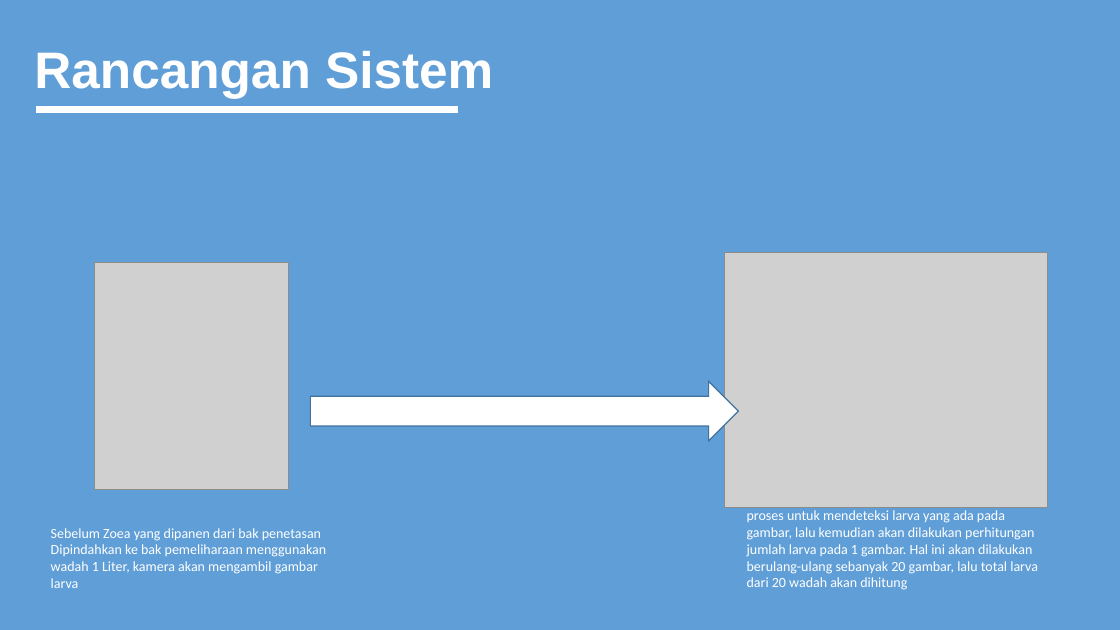
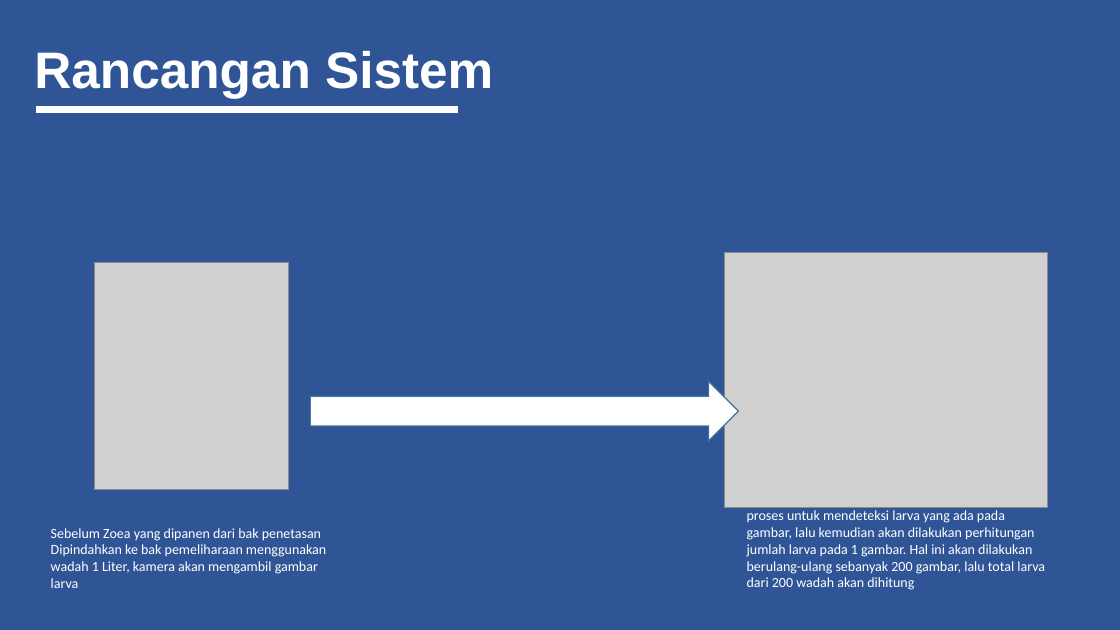
Before and after one commit to MariefW/2.-skripsi, a slide deck: slide 11 of Format Proposal M Arief Wicaksono.pptx. Drawn at 1120x630 pixels with LibreOffice and Linux fonts; fonts in the diff are those of the drawing; grey boxes stand for pictures. Boxes give left, top, right and bottom in pixels: in the first picture for what was removed or moved away, otherwise in the second. Text is boxed around its words. In the diff, an @@ line names an element or a change of style, - is before the commit and + after.

```diff
--- a/Format Proposal M Arief Wicaksono.pptx
+++ b/Format Proposal M Arief Wicaksono.pptx
@@ background #5F9ED7 to #2F5597 @@
@@ text at (x1=747, y1=507, x2=1045, y2=590): text changed @@
-Gambar larva kemudian di kirim ke Laptop dan di proses untuk mendeteksi larva yang ada pada gambar, lalu kemudian akan dilakukan perhitungan jumlah larva pada 1 gambar. Hal ini akan dilakukan berulang-ulang sebanyak 20 gambar, lalu total larva dari 20 wadah akan dihitung
+Gambar larva kemudian di kirim ke Laptop dan di proses untuk mendeteksi larva yang ada pada gambar, lalu kemudian akan dilakukan perhitungan jumlah larva pada 1 gambar. Hal ini akan dilakukan berulang-ulang sebanyak 200 gambar, lalu total larva dari 200 wadah akan dihitung
```
Also in this commit, not shown: 9 other slides changed, 2 slides added, 1 slide removed, 14 other files.
